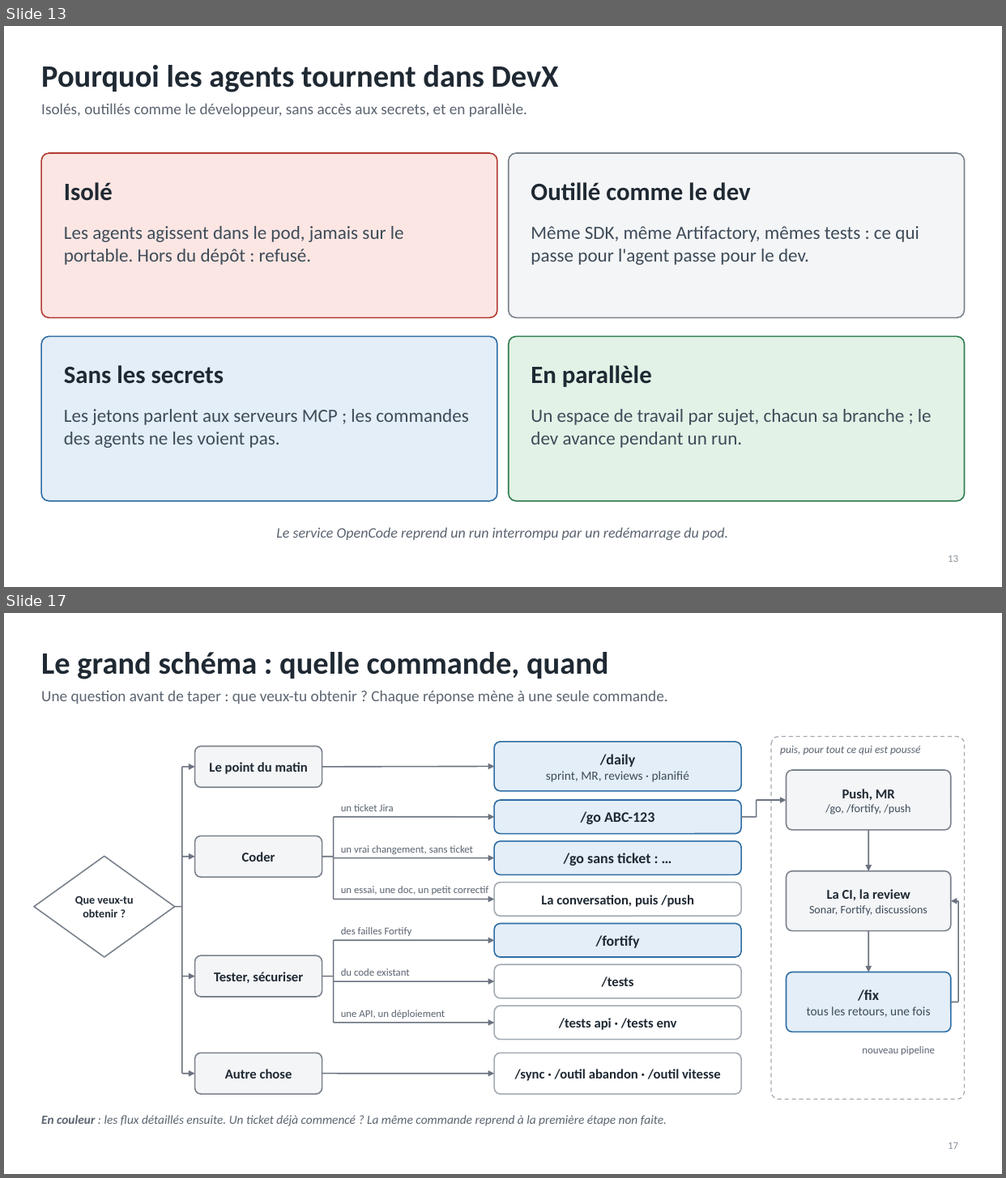
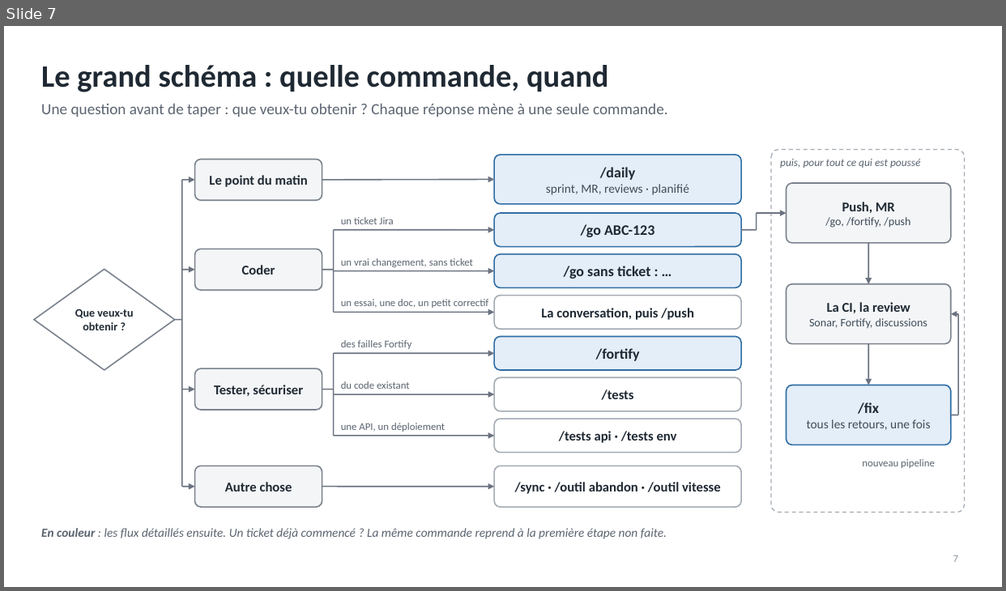
Before and after one commit to RabieDerouiche/OpenRDCode, a slide deck: opencode-v2/docs/presentation-tech-leads.pptx. Shown one above the other, each under a label of ours: slides 13 and 17 before the commit, slide 7 after it; the slides between them are not shown. The pictures are 1006x1178 and 1006x591 pixels, drawn with LibreOffice and Linux fonts; fonts in the diff are those of the drawing. Boxes give left, top, right and bottom in pixels: in the first picture for what was removed or moved away, otherwise in the second. Text is boxed around its words. In the diff, an @@ line names an element or a change of style, - is before the commit and + after.

```diff
--- a/opencode-v2/docs/presentation-tech-leads.pptx
+++ b/opencode-v2/docs/presentation-tech-leads.pptx
@@ slide 13 removed at (4,26,1002,587), background #FFFFFF @@
@@ title removed at (41,65,559,92) @@
-Pourquoi les agents tournent dans DevX
@@ text removed at (41,103,527,117) @@
-Isolés, outillés comme le développeur, sans accès aux secrets, et en parallèle.
@@ rounded rectangle removed at (41,153,497,318) @@
@@ rounded rectangle removed at (509,153,965,318) @@
@@ text removed at (64,182,113,201) @@
-Isolé
@@ text removed at (530,182,750,201) @@
-Outillé comme le dev
@@ text removed at (64,226,404,265) @@
-Les agents agissent dans le pod, jamais sur le portable. Hors du dépôt : refusé.
@@ text removed at (530,226,919,265) @@
-Même SDK, même Artifactory, mêmes tests : ce qui passe pour l'agent passe pour le dev.
@@ rounded rectangle removed at (41,337,497,501) @@
@@ rounded rectangle removed at (509,337,965,501) @@
@@ text removed at (64,365,224,384) @@
-Sans les secrets
@@ text removed at (530,365,652,387) @@
-En parallèle
@@ text removed at (64,409,468,448) @@
-Les jetons parlent aux serveurs MCP ; les commandes des agents ne les voient pas.
@@ text removed at (530,409,931,448) @@
-Un espace de travail par sujet, chacun sa branche ; le dev avance pendant un run.
@@ text removed at (276,527,728,540) @@
-Le service OpenCode reprend un run interrompu par un redémarrage du pod.
@@ page number removed at (948,556,958,562) @@
-13
@@ what was slide 17 is now slide 7 @@
@@ page number at (953,556,958,562): text changed @@
-17
+7
```
Also in this commit, not shown: 7 slides changed, 1 slide added, 16 other slides removed, 3 other files.
